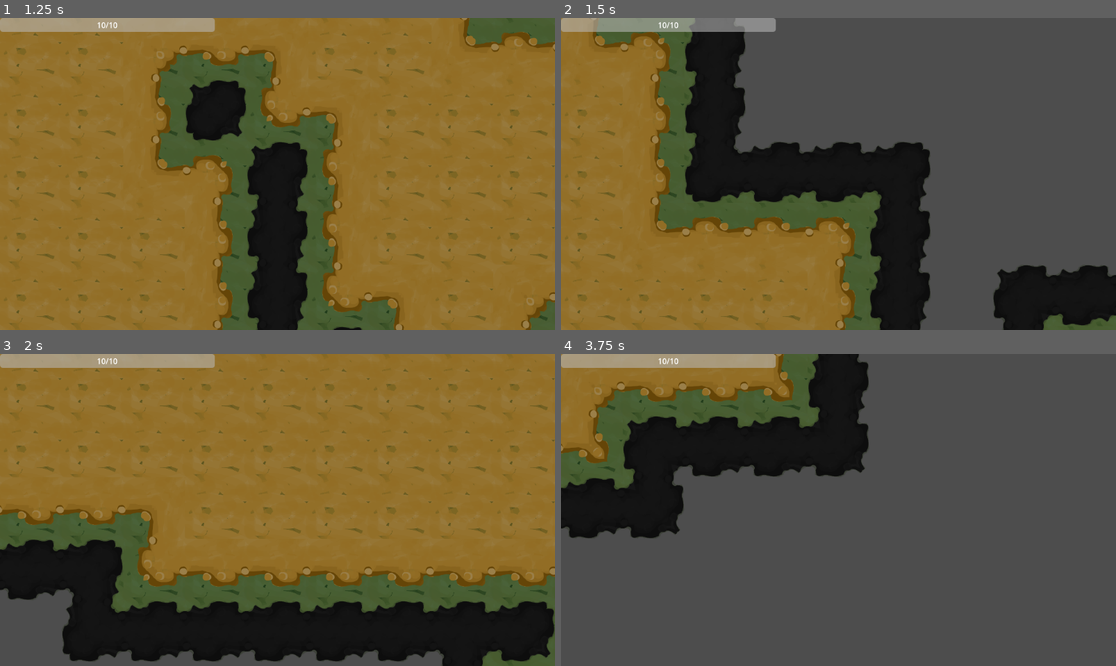
Above: before the commit, frames 1-4 (two rows, left to right).
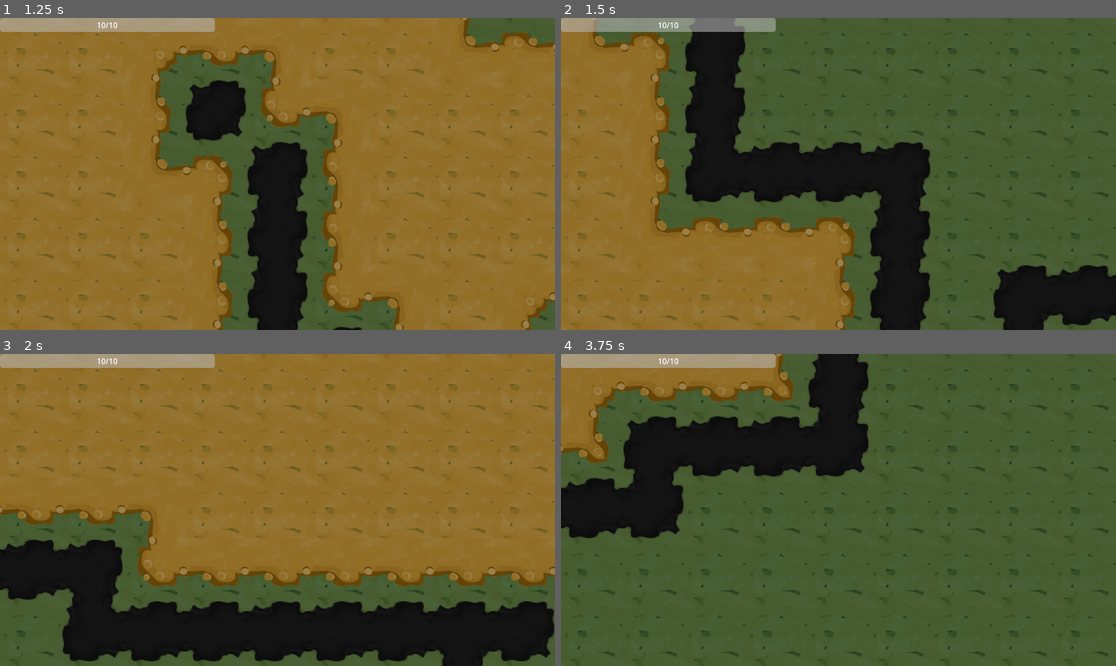
Above: after the commit, the same moments.

Repository: G-Raffiti/Random_Dungeon_2
Game: Godot game, scene res://World/game.tscn
The game is run twice, just before and just after one commit, with the same random seed, the same clock (stepped at 60 frames per second) and the same inputs.
Inputs (mouse positions are in pixels of both pictures, inside the frame that each line leads up to):
- Up to frame 1 (1.25 s): tap Enter (ui_accept) at 0.5 s; move the mouse to (399, 158) at 0.52 s; hold Right (ui_right) from 0.53 s (still down); hold Enter (ui_accept) from 0.53 s (still down)
- Up to frame 2 (1.5 s): move the mouse to (727, 189) at 1.27 s; release Right (ui_right) at 1.28 s; release Enter (ui_accept) at 1.28 s; hold Down (ui_down) from 1.28 s (still down); tap Enter (ui_accept) at 1.35 s
- Up to frame 3 (2 s): keep holding Down (ui_down); tap Enter (ui_accept) at 1.52, 1.82 s
- Up to frame 4 (3.75 s): move the mouse to (894, 441) at 2.02 s; release Down (ui_down) at 2.03 s; hold Right (ui_right) 2.03-2.78 s; hold Enter (ui_accept) 2.03-2.78 s; move the mouse to (810, 572) at 2.77 s; hold Up (ui_up) 2.78-3.53 s; tap Enter (ui_accept) at 2.85, 3.02, 3.32 s; move the mouse to (1005, 556) at 3.52 s; hold Left (ui_left) from 3.53 s (still down); hold Enter (ui_accept) from 3.53 s (still down)

Frame 1 is identical in both runs. In frame 2, 39% of the frame differs, in the area x 31-100%, y 0-100%; in frame 3, 4.1%; in frame 4, 68%, in the area x 0-100%, y 0-100%.

Commit message:
UPGRADE level_generator ADD background

Diff:
--- a/World/Level_Generation/level_generator.gd
+++ b/World/Level_Generation/level_generator.gd
@@ -18,12 +18,14 @@
 class Map:
 	var level: Array[Vector2i]
 	var border: Array[Vector2i]
-	var size: Vector2i
+	var top_left: Vector2i
+	var bottom_right: Vector2i
 	var type: LevelType
 
 	func _init(_level: Array[Vector2i], _size: Array[Vector2i], _type: LevelType, _border: Array[Vector2i] = []):
 		level = _level
-		size = _size[1] - _size[0]
+		top_left = _size[0]
+		bottom_right = _size[1]
 		type = _type
 		border = _border
 
--- a/World/Level_Generation/level_generator.tscn
+++ b/World/Level_Generation/level_generator.tscn
@@ -1,3 +1,37 @@
-[gd_scene format=3 uid="uid://djj5k01wi2gyl"]
+[gd_scene load_steps=2 format=3 uid="uid://dl2mlqu6xhkfy"]
 
-[node name="Node2D" type="Node2D"]
+[ext_resource type="Script" path="res://World/Level_Generation/tilemap_generation.gd" id="1_crcvw"]
+
+[node name="Level_Generator" type="Node2D"]
+y_sort_enabled = true
+script = ExtResource("1_crcvw")
+tile_size = null
+
+[node name="TileMap" type="TileMap" parent="."]
+y_sort_enabled = true
+cell_quadrant_size = 128
+format = 2
+layer_0/name = "Backgground"
+layer_0/y_sort_enabled = true
+layer_0/z_index = -2
+layer_1/name = "Floor"
+layer_1/enabled = true
+layer_1/modulate = Color(1, 1, 1, 1)
+layer_1/y_sort_enabled = true
+layer_1/y_sort_origin = 0
+layer_1/z_index = -1
+layer_1/tile_data = PackedInt32Array()
+layer_2/name = "Wall"
+layer_2/enabled = true
+layer_2/modulate = Color(1, 1, 1, 1)
+layer_2/y_sort_enabled = true
+layer_2/y_sort_origin = 0
+layer_2/z_index = 0
+layer_2/tile_data = PackedInt32Array()
+layer_3/name = "FloorDeco"
+layer_3/enabled = true
+layer_3/modulate = Color(1, 1, 1, 1)
+layer_3/y_sort_enabled = true
+layer_3/y_sort_origin = 0
+layer_3/z_index = -1
+layer_3/tile_data = PackedInt32Array()
--- a/World/Level_Generation/tilemap_generation.gd
+++ b/World/Level_Generation/tilemap_generation.gd
@@ -13,4 +13,9 @@
 		var map: LevelGenerator.Map = level_generator.get_level() as LevelGenerator.Map;
 		tile_map.set_cells_terrain_connect(1, map.level, 0, 0, false)
 		tile_map.set_cells_terrain_connect(2, map.border, 0, 1, false)
-		tile_map.set_cells_terrain_connect(0, map.level + map.border, 0, 2, false)
+
+		var floor: Array[Vector2i] = []
+		for x in range(map.top_left.x - 10, map.bottom_right.x + 11):
+			for y in range(map.top_left.y - 5, map.bottom_right.y + 6):
+				floor.append(Vector2i(x, y))
+		tile_map.set_cells_terrain_connect(0, floor, 0, 2, false)
--- a/World/level_generator.tscn
+++ /dev/null
@@ -1,33 +0,0 @@
-[gd_scene load_steps=2 format=3 uid="uid://dl2mlqu6xhkfy"]
-
-[ext_resource type="Script" path="res://World/Level_Generation/tilemap_generation.gd" id="1_crcvw"]
-
-[node name="Level_Generator" type="Node2D"]
-script = ExtResource("1_crcvw")
-
-[node name="TileMap" type="TileMap" parent="."]
-cell_quadrant_size = 128
-format = 2
-layer_0/name = "Backgground"
-layer_0/z_index = -2
-layer_1/name = "Floor"
-layer_1/enabled = true
-layer_1/modulate = Color(1, 1, 1, 1)
-layer_1/y_sort_enabled = false
-layer_1/y_sort_origin = 0
-layer_1/z_index = -1
-layer_1/tile_data = PackedInt32Array()
-layer_2/name = "Wall"
-layer_2/enabled = true
-layer_2/modulate = Color(1, 1, 1, 1)
-layer_2/y_sort_enabled = false
-layer_2/y_sort_origin = 0
-layer_2/z_index = 0
-layer_2/tile_data = PackedInt32Array()
-layer_3/name = "FloorDeco"
-layer_3/enabled = true
-layer_3/modulate = Color(1, 1, 1, 1)
-layer_3/y_sort_enabled = false
-layer_3/y_sort_origin = 0
-layer_3/z_index = -1
-layer_3/tile_data = PackedInt32Array()
--- /dev/null
+++ b/_Art/LightPoint2D.tres
@@ -0,0 +1,13 @@
+[gd_resource type="GradientTexture2D" load_steps=2 format=3 uid="uid://34qv53p705pp"]
+
+[sub_resource type="Gradient" id="Gradient_d3xgx"]
+interpolation_mode = 2
+colors = PackedColorArray(1, 1, 1, 1, 0, 0, 0, 0)
+
+[resource]
+gradient = SubResource("Gradient_d3xgx")
+width = 1920
+height = 1080
+fill = 1
+fill_from = Vector2(0.5, 0.5)
+fill_to = Vector2(1, 0.5)
Binary file added: _Art/Light_Point.png
Not shown, added: _Art/Light_Point.png.import
